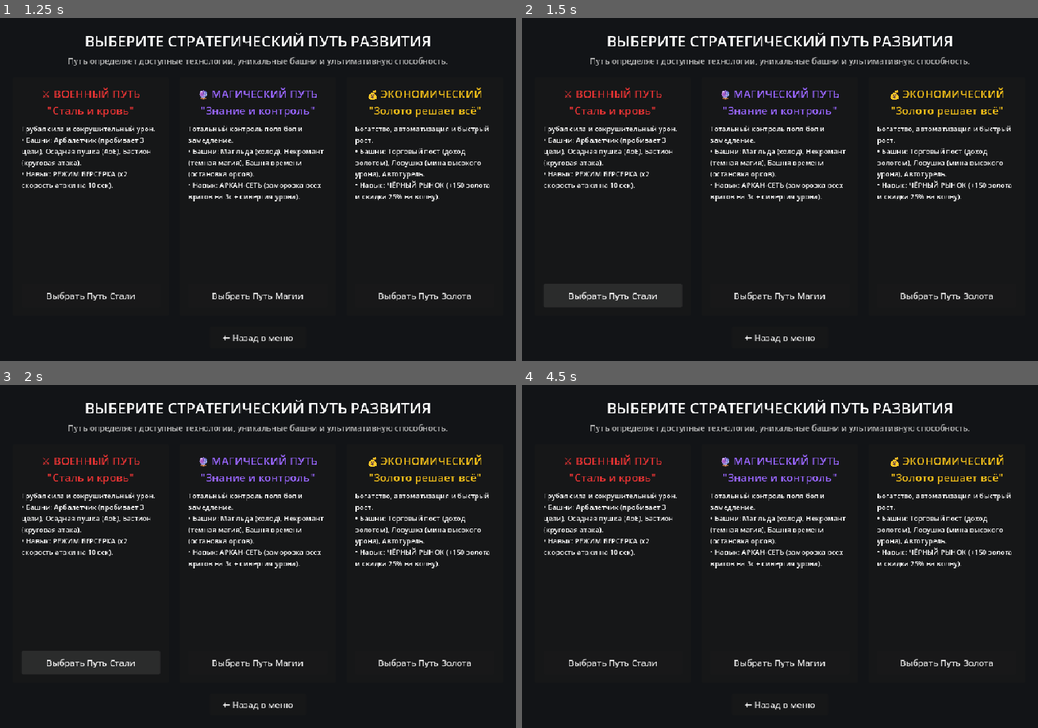
Above: before the commit, frames 1-4 (two rows, left to right).
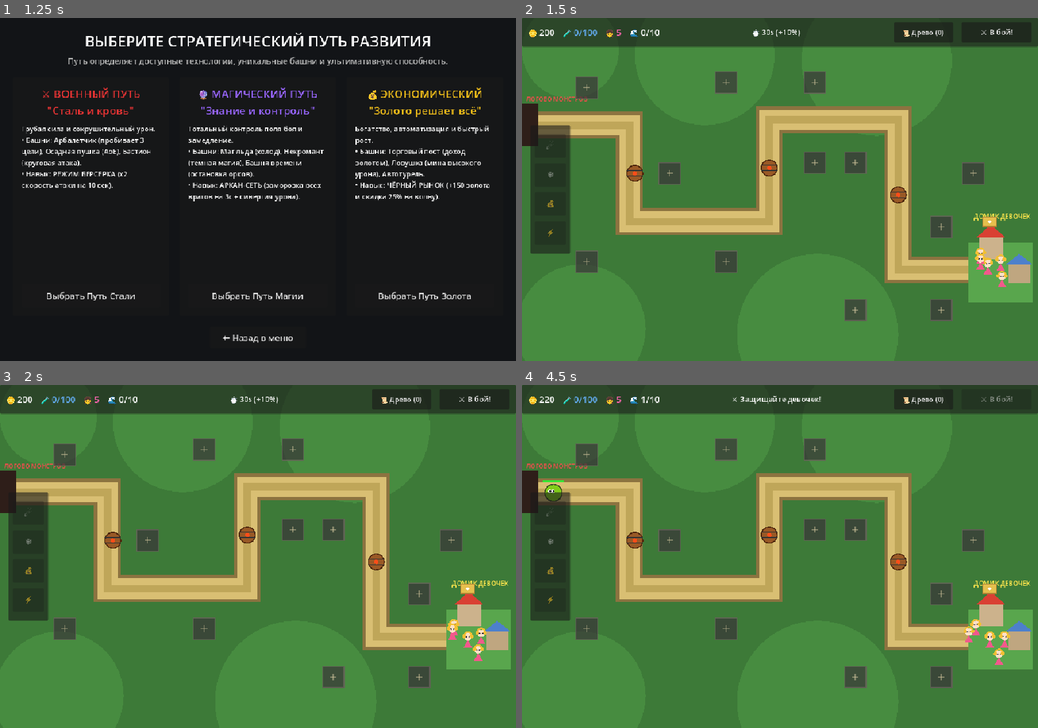
Above: after the commit, the same moments.

Repository: MrSgemaSeny/godot_test_game
Game: Godot game, scene res://scenes/main_menu.tscn
Same seed, same stepped clock (60 frames per second), same inputs: the game is played once before the commit and once after it.
Inputs (mouse positions are in pixels of both pictures, inside the frame that each line leads up to):
- Up to frame 1 (1.25 s): click "⚔️ Начать битву (Выбор пути)" at 0.5 s
- Up to frame 2 (1.5 s): click "Выбрать Путь Стали" at 1.25 s
- Up to frame 3 (2 s): no input
- Up to frame 4 (4.5 s): click (924, 398) at 2 s, where only the run after the commit has a clickable "📜 Древо (0)"; click (780, 662) at 2.75 s, where only the run before the commit has a clickable "Выбрать Путь Магии"; click (996, 398) at 3.5 s, where only the run after the commit has a clickable "⚔️ В бой!"; click (780, 676) at 4.25 s, where only the run after the commit has a clickable "✖️ Закрыть древо"

Frame 1 is identical in both runs. In frame 2, 99% of the frame differs, in the area x 0-100%, y 0-100%; in frame 3, 99%; in frame 4, 99%.
Error before the commit: Invalid access to property or key 'pressed' on a base object of type 'null instance'. (res://scripts/path_select.gd:10)
Error after the commit: Cannot call method 'get_children' on a null value. (res://scripts/tech_tree_modal.gd:53)

Commit message:
fix(path_select): fix exact node paths for path selection buttons

Diff:
--- a/scripts/path_select.gd
+++ b/scripts/path_select.gd
@@ -1,9 +1,9 @@
 class_name PathSelect
 extends Control
 
-@onready var military_btn: Button = $MarginContainer/VBoxContainer/CardsContainer/MilitaryCard/SelectMilitaryBtn
-@onready var magic_btn: Button = $MarginContainer/VBoxContainer/CardsContainer/MagicCard/SelectMagicBtn
-@onready var economy_btn: Button = $MarginContainer/VBoxContainer/CardsContainer/EconomyCard/SelectEconomyBtn
+@onready var military_btn: Button = $MarginContainer/VBoxContainer/CardsContainer/MilitaryCard/Margin/VBox/SelectMilitaryBtn
+@onready var magic_btn: Button = $MarginContainer/VBoxContainer/CardsContainer/MagicCard/Margin/VBox/SelectMagicBtn
+@onready var economy_btn: Button = $MarginContainer/VBoxContainer/CardsContainer/EconomyCard/Margin/VBox/SelectEconomyBtn
 @onready var back_btn: Button = $MarginContainer/VBoxContainer/BackButton
 
 func _ready() -> void:
Not shown, added: scripts/interactive_map_obj.gd.uid
